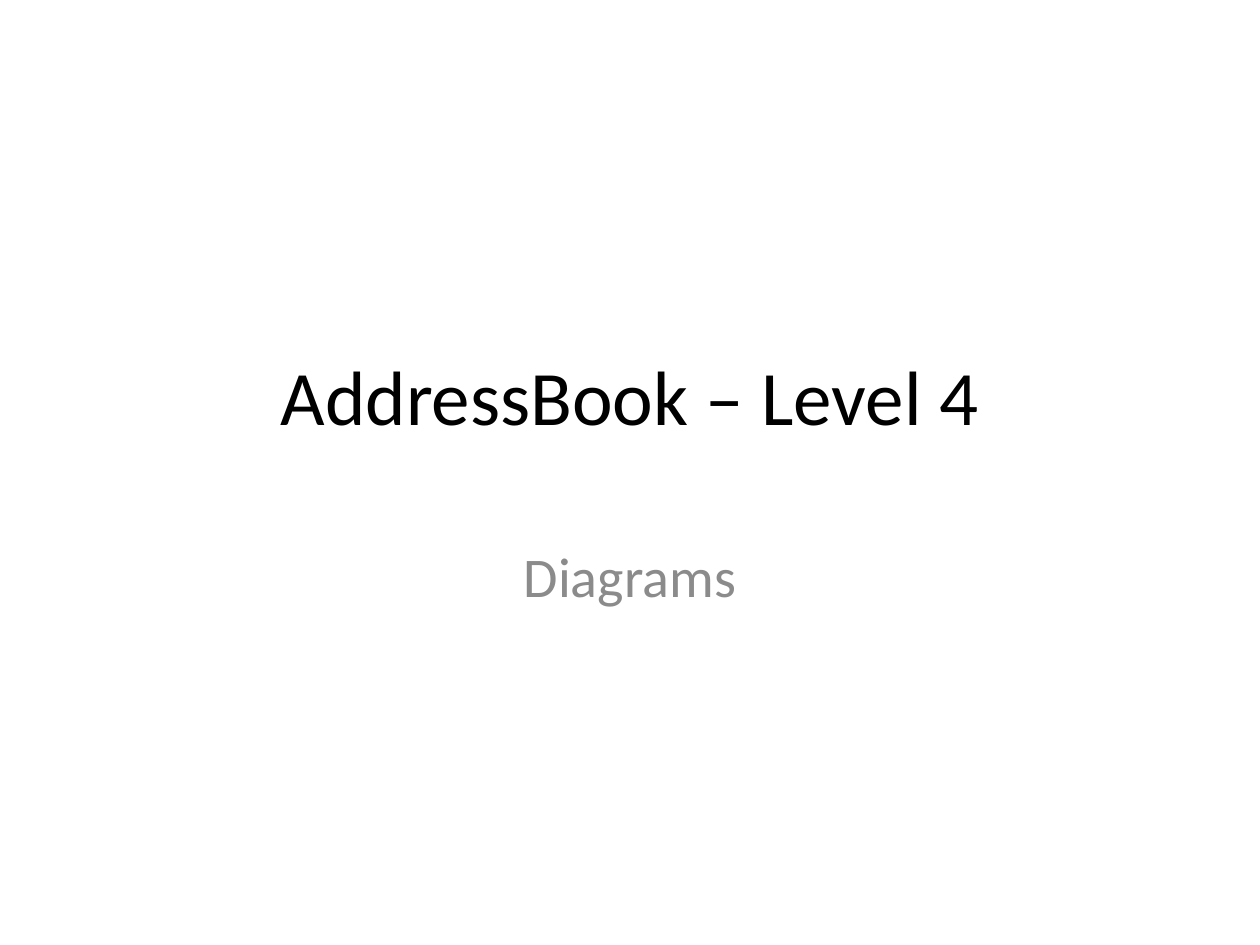
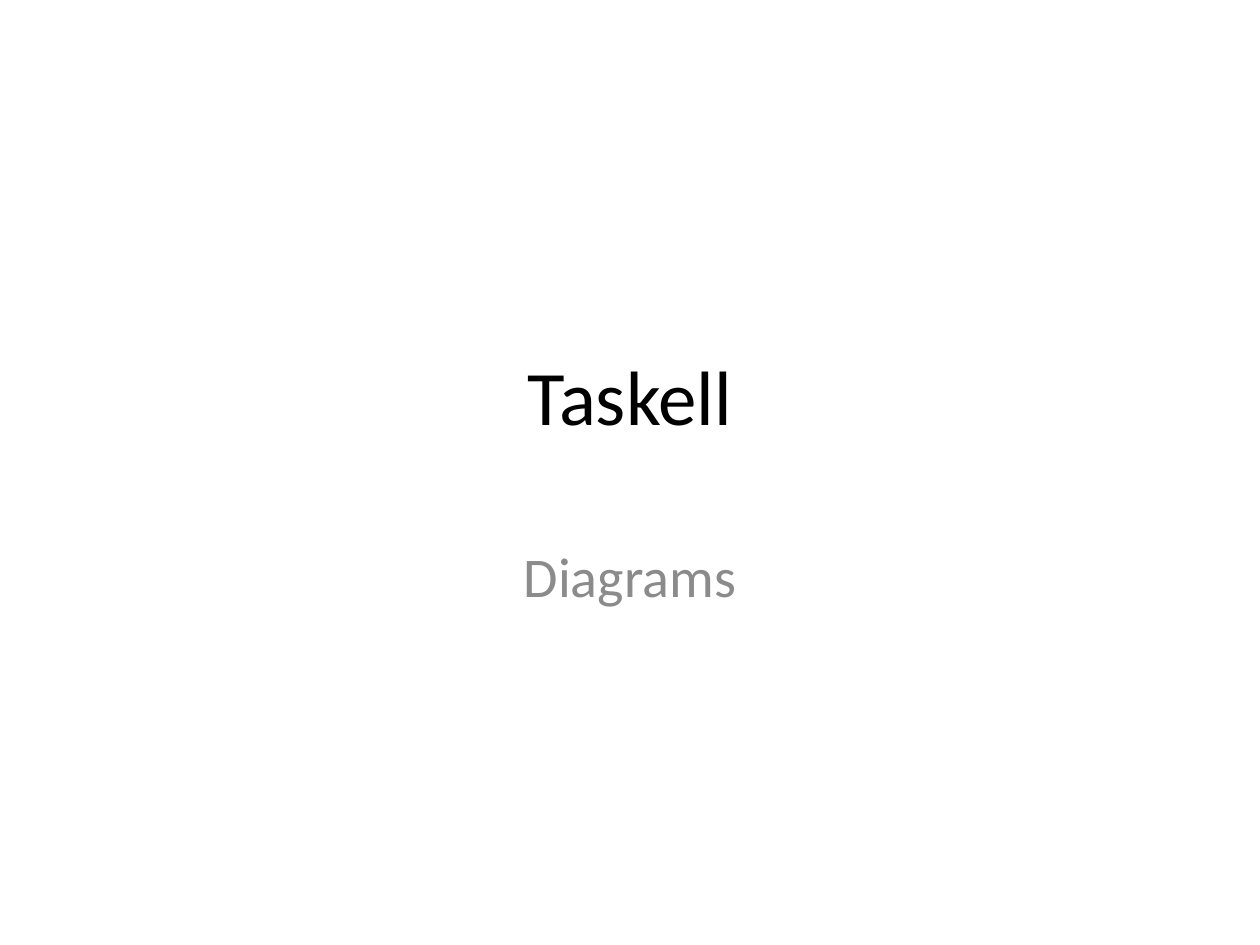
Before and after one commit to turtle96/taskell, a slide deck: slide 1 of docs/diagrams/Diagrams.pptx. Drawn at 1260x945 pixels with LibreOffice and Linux fonts; fonts in the diff are those of the drawing. Boxes give left, top, right and bottom in pixels: in the first picture for what was removed or moved away, otherwise in the second. Text is boxed around its words. In the diff, an @@ line names an element or a change of style, - is before the commit and + after.

```diff
--- a/docs/diagrams/Diagrams.pptx
+++ b/docs/diagrams/Diagrams.pptx
@@ title at [528, 371, 733, 426]: text changed @@
-AddressBook – Level 4
+Taskell
```
Also in this commit, not shown: 5 other slides changed, 1 slide added, 3 other files.
